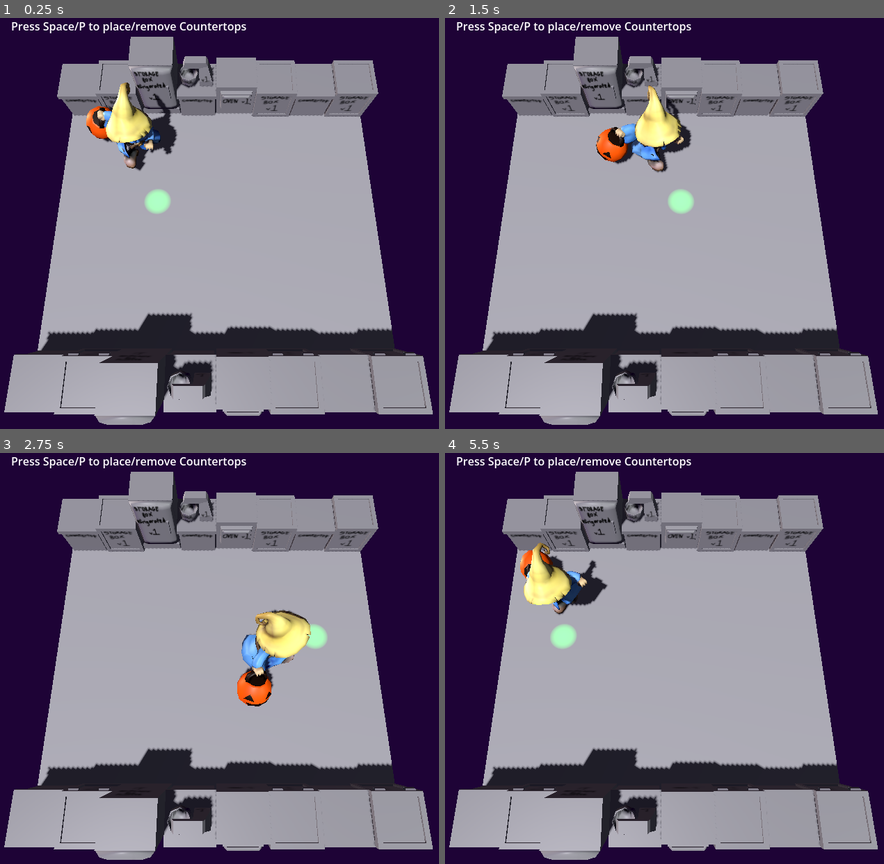
Above: before the commit, frames 1-4 (two rows, left to right).
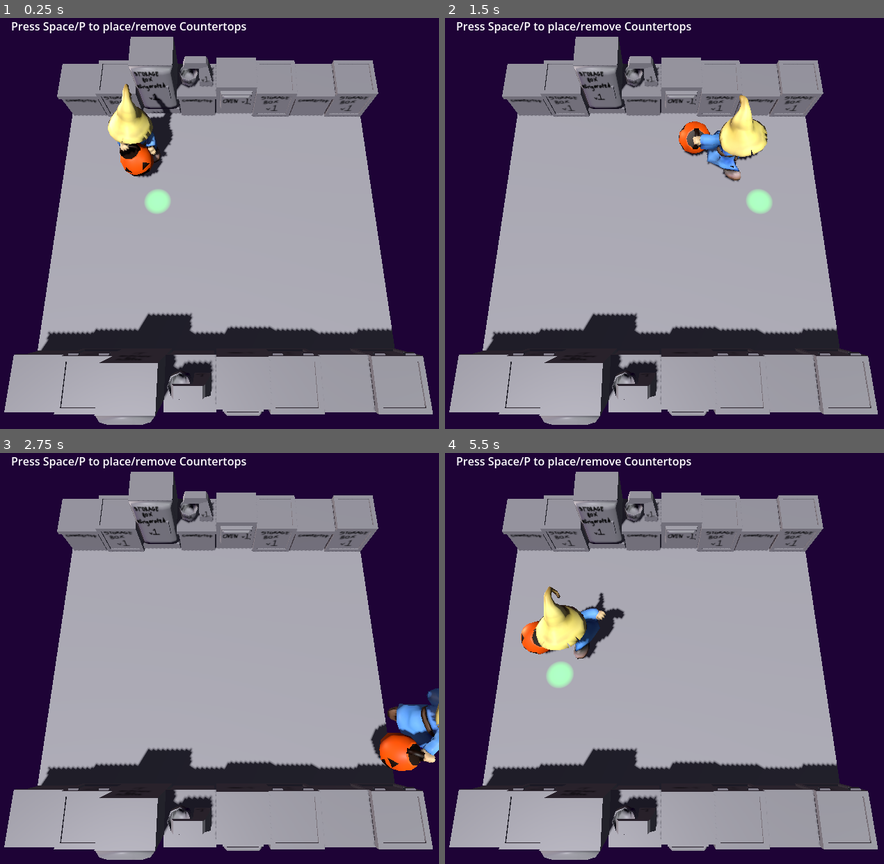
Above: after the commit, the same moments.

Repository: AdmiralPotato/halloween_game_2026
Game: Godot game, scene res://map/TilemapTest.tscn
Same seed, same stepped clock (60 frames per second), same inputs: the game is played once before the commit and once after it.
Inputs (mouse positions are in pixels of both pictures, inside the frame that each line leads up to):
- Up to frame 1 (0.25 s): no input
- Up to frame 2 (1.5 s): tap Space at 0.5, 1.25 s; move the mouse to (761, 202) at 0.52 s; hold Right (move_right) 0.53-1.28 s; tap P (pickup) at 0.6, 1.35 s; move the mouse to (572, 248) at 1.27 s; hold Down (move_down) from 1.28 s (still down)
- Up to frame 3 (2.75 s): tap Space at 2 s; move the mouse to (259, 563) at 2.02 s; release Down (move_down) at 2.03 s; hold Right (move_right) from 2.03 s (still down); tap P (pickup) at 2.1 s
- Up to frame 4 (5.5 s): tap Space at 2.75, 3.5, 4.25 s; move the mouse to (638, 748) at 2.77 s; release Right (move_right) at 2.78 s; hold Up (move_up) 2.78-3.53 s; tap P (pickup) every 0.75 s from 2.85 to 5.1 s; move the mouse to (796, 728) at 3.52 s; hold Left (move_left) 3.53-5.03 s; move the mouse to (528, 592) at 4.27 s; move the mouse to (682, 658) at 5.02 s; hold Down (move_down) from 5.03 s (still down)

The runs differ from the first frame. In frame 1, 1.8% of the frame differs, in the area x 19-41%, y 15-39%; in frame 2, 4.6%, in the area x 34-75%, y 16-48%; in frame 3, 4.5%; in frame 4, 4.3%.

Commit message:
Player lerps between idle and run states, adjust accel/decel params to feel better

Diff:
--- a/map/TestPlayer.tscn
+++ b/map/TestPlayer.tscn
@@ -12,13 +12,36 @@
 [sub_resource type="StandardMaterial3D" id="StandardMaterial3D_g1bkv"]
 albedo_color = Color(1, 0.6, 0, 1)
 
+[sub_resource type="AnimationNodeAnimation" id="AnimationNodeAnimation_rn8i4"]
+animation = &"idle"
+
+[sub_resource type="AnimationNodeAnimation" id="AnimationNodeAnimation_roghl"]
+animation = &"run"
+
+[sub_resource type="AnimationNodeBlendSpace1D" id="AnimationNodeBlendSpace1D_61hgk"]
+blend_point_0/node = SubResource("AnimationNodeAnimation_rn8i4")
+blend_point_0/pos = 0.0
+blend_point_0/name = &"idle"
+blend_point_1/node = SubResource("AnimationNodeAnimation_roghl")
+blend_point_1/pos = 1.0
+blend_point_1/name = &"run"
+
+[sub_resource type="AnimationNodeStateMachineTransition" id="AnimationNodeStateMachineTransition_wbeo7"]
+advance_mode = 2
+
+[sub_resource type="AnimationNodeStateMachine" id="AnimationNodeStateMachine_p33bg"]
+states/BlendSpace1D/node = SubResource("AnimationNodeBlendSpace1D_61hgk")
+states/BlendSpace1D/position = Vector2(393, 100)
+states/Start/position = Vector2(205, 100)
+transitions = ["Start", "BlendSpace1D", SubResource("AnimationNodeStateMachineTransition_wbeo7")]
+
 [node name="TestPlayer" type="RigidBody3D" unique_id=1707035649]
 axis_lock_linear_y = true
 axis_lock_angular_x = true
 axis_lock_angular_y = true
 axis_lock_angular_z = true
 gravity_scale = 0.0
-linear_damp = 1.4
+linear_damp = 5.0
 script = ExtResource("1_qrya2")
 
 [node name="CapsuleMesh" type="MeshInstance3D" parent="." unique_id=651257228]
@@ -36,3 +59,77 @@
 
 [node name="mage" parent="." unique_id=645908498 instance=ExtResource("2_rn8i4")]
 transform = Transform3D(2, 0, 0, 0, 2, 0, 0, 0, 2, 0, -1, 0)
+
+[node name="Skeleton3D" parent="mage/mage_bones" parent_id_path=PackedInt32Array(645908498, 1108835436) index="0" unique_id=966646045]
+bones/1/position = Vector3(0.016927196, 0.31242517, -0.15976362)
+bones/1/rotation = Quaternion(-0.0023929812, 0.7317866, 0.68033594, 0.04031966)
+bones/2/rotation = Quaternion(0.67091674, -3.2024087e-05, 1.6832115e-05, 0.7415327)
+bones/3/rotation = Quaternion(0.113590635, -0.03255657, 0.0110754855, 0.9929324)
+bones/4/rotation = Quaternion(-0.2349427, -0.027359208, 0.033318225, 0.97105277)
+bones/5/rotation = Quaternion(0.13051833, 0.014924916, -0.0097792465, 0.9912853)
+bones/6/rotation = Quaternion(0.34030643, -0.0016818561, 0.028611211, 0.93987775)
+bones/7/rotation = Quaternion(0.094848104, -0.010045862, 0.0454956, 0.99440086)
+bones/8/rotation = Quaternion(0.7469632, -0.019784575, 0.058230594, 0.66201496)
+bones/9/rotation = Quaternion(0.62803745, -0.11085414, -0.02375869, 0.7698805)
+bones/10/rotation = Quaternion(0.6948807, 0.0062940195, 0.17302766, 0.6979704)
+bones/11/rotation = Quaternion(0.73773456, 0.19873914, -0.034684323, 0.6442418)
+bones/12/rotation = Quaternion(0.847616, 0.0034146446, 0.002068174, 0.5305951)
+bones/13/rotation = Quaternion(0.8610578, 0.0024660192, -0.002117866, -0.5084968)
+bones/14/rotation = Quaternion(0.76859415, -0.35638052, -0.4628184, -0.2608737)
+bones/15/rotation = Quaternion(0.7566311, 0.37811765, 0.45081675, -0.2851328)
+bones/16/rotation = Quaternion(-0.6619878, 0.4241286, 0.35006174, 0.5092584)
+bones/17/rotation = Quaternion(-0.504204, -0.08572658, 0.026894584, 0.8588981)
+bones/18/rotation = Quaternion(-0.069276154, -2.0209703e-07, -0.4572212, 0.88665086)
+bones/19/rotation = Quaternion(-0.5736294, 0.77338076, 0.15510748, 0.22084641)
+bones/20/rotation = Quaternion(0.24977593, 0.59074867, 0.033311564, 0.7664975)
+bones/22/position = Vector3(1.6170707e-08, 0.11249982, -2.092743e-08)
+bones/22/rotation = Quaternion(-2.6603306e-07, 1.6964923e-07, -0.7071098, 0.70710385)
+bones/23/rotation = Quaternion(-0.29754436, 0.92415094, -0.057159334, 0.23269127)
+bones/24/rotation = Quaternion(0.6642435, 0.6433452, 0.146839, -0.35117787)
+bones/25/rotation = Quaternion(-0.09597474, 0.36439613, 0.5755679, 0.7257589)
+bones/26/rotation = Quaternion(-0.09779832, -6.98492e-08, 0.64546937, 0.75749916)
+bones/27/rotation = Quaternion(-0.06259167, 0.33780798, -0.6316716, 0.69495255)
+bones/28/rotation = Quaternion(-0.1720302, -0.7393899, -0.49798205, 0.41919225)
+bones/30/position = Vector3(-0.004895385, 0.06399491, 0.011891659)
+bones/30/rotation = Quaternion(0.4685339, 0.47156572, 0.50569516, 0.5498857)
+bones/31/rotation = Quaternion(-0.16543655, 0.30134985, -0.628412, 0.6977947)
+bones/32/rotation = Quaternion(-0.11340623, 0.8991592, -0.41769445, 0.064678214)
+bones/33/rotation = Quaternion(0.1716651, 0.8857977, -0.43097988, 0.01224382)
+bones/34/rotation = Quaternion(-0.18996975, 0.9817633, 0.0017764753, -0.0070146727)
+bones/35/rotation = Quaternion(0.1898733, 0.9816523, 0.006295982, -0.016348312)
+bones/36/rotation = Quaternion(0.11291929, 1.8172118e-07, -1.3437285e-07, 0.9936042)
+bones/37/rotation = Quaternion(0.9492918, -0.16457272, -0.14643715, -0.22431459)
+bones/38/rotation = Quaternion(0.9598367, 0.18929213, 0.036225136, -0.20388654)
+bones/39/rotation = Quaternion(-0.66061914, -0.052738898, -0.025504362, 0.74843204)
+bones/41/position = Vector3(6.816777e-05, 0.1353626, -0.0013074436)
+bones/41/rotation = Quaternion(-0.6469438, -0.0041051675, -0.003674918, 0.7625178)
+bones/42/rotation = Quaternion(0.4122409, -0.46460596, 0.58233625, 0.5244839)
+bones/43/rotation = Quaternion(-0.51382256, -0.7980114, 0.16000822, 0.2712225)
+bones/44/rotation = Quaternion(0.6315576, -0.0033592475, 0.11580474, 0.7666245)
+bones/45/rotation = Quaternion(-0.017143251, 0.816379, -0.5683718, 0.10092058)
+bones/46/rotation = Quaternion(0.38312015, 0.050021723, -0.003344071, 0.9223371)
+bones/47/position = Vector3(-0.08452241, 0.023621969, -0.04579365)
+bones/47/rotation = Quaternion(-0.22413458, 0.040560927, 0.23805007, 0.9441667)
+bones/48/rotation = Quaternion(0.464606, 0.4122409, -0.52448386, 0.58233625)
+bones/49/rotation = Quaternion(-0.4509947, 0.6513667, -0.40999055, 0.45192155)
+bones/50/rotation = Quaternion(0.51988834, 0.0037195217, -0.095328875, 0.8488903)
+bones/51/rotation = Quaternion(0.009243572, 0.70377326, -0.7033894, -0.099303365)
+bones/52/rotation = Quaternion(0.38313738, 0.05093789, -0.0037301457, 0.9222783)
+bones/53/position = Vector3(0.046173427, -0.08047463, -0.062462244)
+bones/53/rotation = Quaternion(-0.3632195, 0.2924695, -0.28955084, 0.83587897)
+bones/54/position = Vector3(-0.03178497, 0.04298, -0.08958959)
+bones/54/rotation = Quaternion(-0.098504364, -0.08653903, 0.10065102, 0.9862441)
+bones/55/position = Vector3(0.03178482, 0.04298006, -0.089589596)
+bones/55/rotation = Quaternion(-0.27662805, 0.11525534, -0.05638808, 0.95237267)
+bones/56/position = Vector3(-0.11415221, 0.056302823, -0.06549289)
+bones/56/rotation = Quaternion(0.0014647194, -0.059579145, 0.2453573, 0.9675991)
+bones/57/position = Vector3(0.1141521, 0.056302946, -0.06549314)
+bones/57/rotation = Quaternion(-0.23222934, 0.08137389, -0.21155784, 0.9458812)
+
+[node name="AnimationTree" type="AnimationTree" parent="." unique_id=2145077579]
+root_node = NodePath("../mage")
+tree_root = SubResource("AnimationNodeStateMachine_p33bg")
+anim_player = NodePath("../mage/AnimationPlayer")
+parameters/BlendSpace1D/blend_position = 0.0
+
+[editable path="mage"]
--- a/map/test_player.gd
+++ b/map/test_player.gd
@@ -1,26 +1,28 @@
 extends RigidBody3D
 
 ## How much force the birb can apply on a given axis
-@export var movement_force := 7.0
+@export var movement_force := 30
 ## How fast the birb wants to go when a given axis is maxed out
-@export var movement_speed := 4.0
+@export var movement_speed := 8
 ## How fast the birb wants to turn in RADIANS per second
 @export var turn_speed := TAU
 
 var held_object: Node3D
 var in_rearrange_mode := true
 
-func _ready() -> void:
-	$mage/AnimationPlayer.play("run")
-
 func _physics_process(delta):
-	var desired_x_motion := Input.get_axis("move_left", "move_right") * movement_speed
-	var desired_z_motion := Input.get_axis("move_up", "move_down") * movement_speed
+	var input_vec := Vector2(
+		Input.get_axis("move_left", "move_right"),
+		Input.get_axis("move_up", "move_down"),
+	)
+	var desired_x_motion := input_vec.x * movement_speed
+	var desired_z_motion := input_vec.y * movement_speed
 	self.constant_force = Vector3(
-			clamp(desired_x_motion - self.linear_velocity.x, -1.0, 1.0),
-			0.0,
-			clamp(desired_z_motion - self.linear_velocity.z, -1.0, 1.0),
+		clamp(desired_x_motion - self.linear_velocity.x, -1.0, 1.0),
+		0.0,
+		clamp(desired_z_motion - self.linear_velocity.z, -1.0, 1.0),
 	) * movement_force
+	$AnimationTree.set("parameters/BlendSpace1D/blend_position", input_vec.length())
 	if Vector2(desired_x_motion, desired_z_motion).length() > 0.1:
 		var desired_facing = atan2(desired_x_motion, desired_z_motion)
 		var facing_delta = angle_difference(self.rotation.y, desired_facing)
--- a/map/tilemap_test.gd
+++ b/map/tilemap_test.gd
@@ -18,7 +18,7 @@
 	FURNI_STORAGE,
 ];
 
-@export var number_of_tiles: Vector2i = Vector2i(8, 8):
+@export var number_of_tiles := Vector2i(8, 8):
 	set(x):
 		number_of_tiles = x
 		if is_node_ready():
